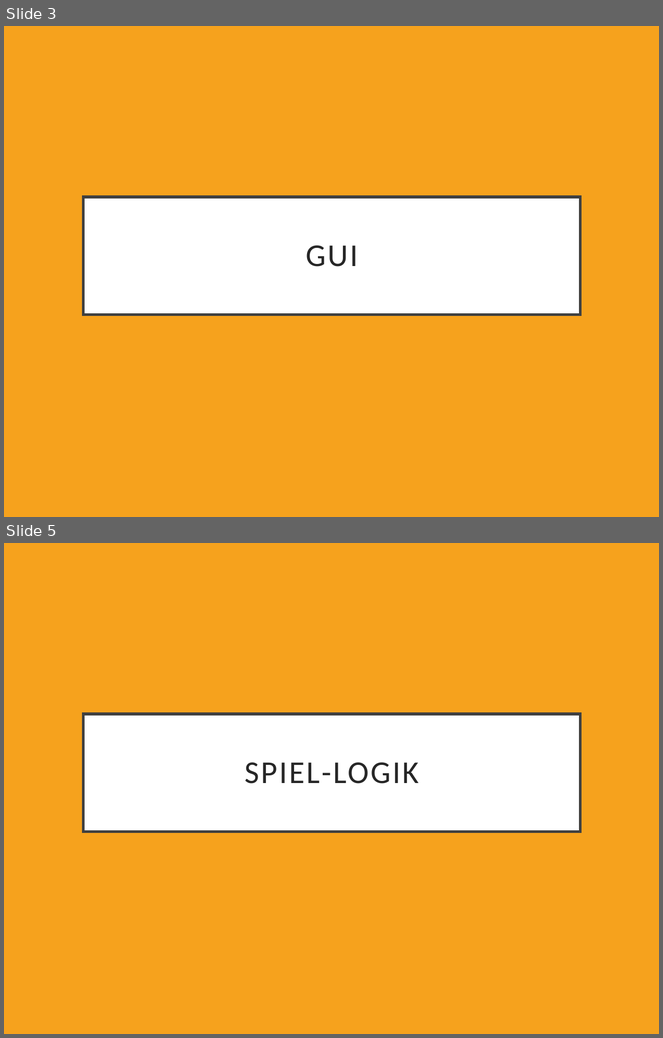
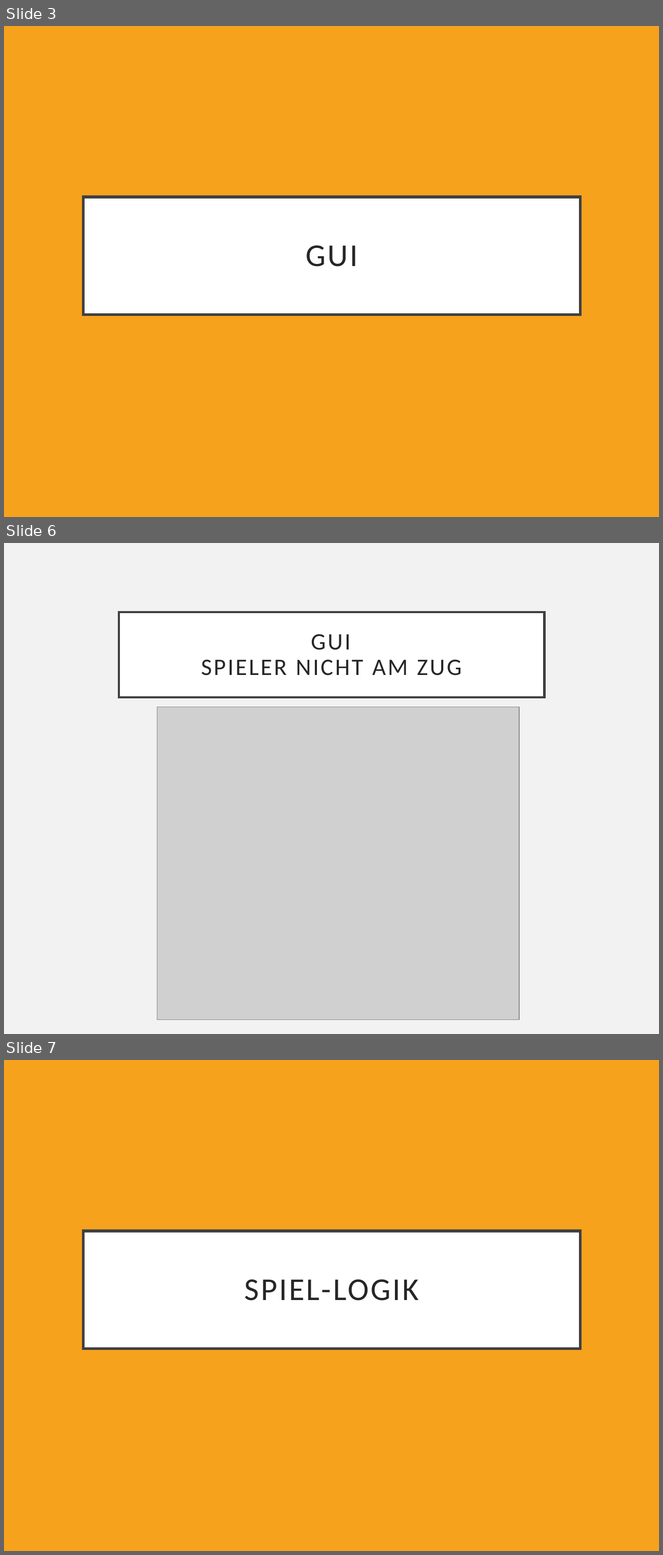
Before and after one commit to HeikoDudzus/VierGewinnt, a slide deck: Dokumente/Programmierprojekt.pptx. Shown one above the other, each under a label of ours: slides 3 and 5 before the commit, slides 3, 6 and 7 after it; the slides between them are not shown. The pictures are 663x1038 and 663x1555 pixels, drawn with LibreOffice and Linux fonts; fonts in the diff are those of the drawing; grey boxes stand for pictures. Boxes give left, top, right and bottom in pixels: in the first picture for what was removed or moved away, otherwise in the second. Text is boxed around its words. In the diff, an @@ line names an element or a change of style, - is before the commit and + after.

```diff
--- a/Dokumente/Programmierprojekt.pptx
+++ b/Dokumente/Programmierprojekt.pptx
@@ slide 6 added at [4, 543, 659, 1034], background #F2F2F2 @@
@@ title added at [119, 612, 545, 697], fill #FFFFFF, outline #404040 2.5 pt, 26 pt, text #262626 @@
+GUI
+SPIELER NICHT AM ZUG
@@ picture added at [157, 707, 520, 1020] @@
@@ what was slide 5 is now slide 7 @@
```
Also in this commit, not shown: 1 slide changed, 12 other slides added.
